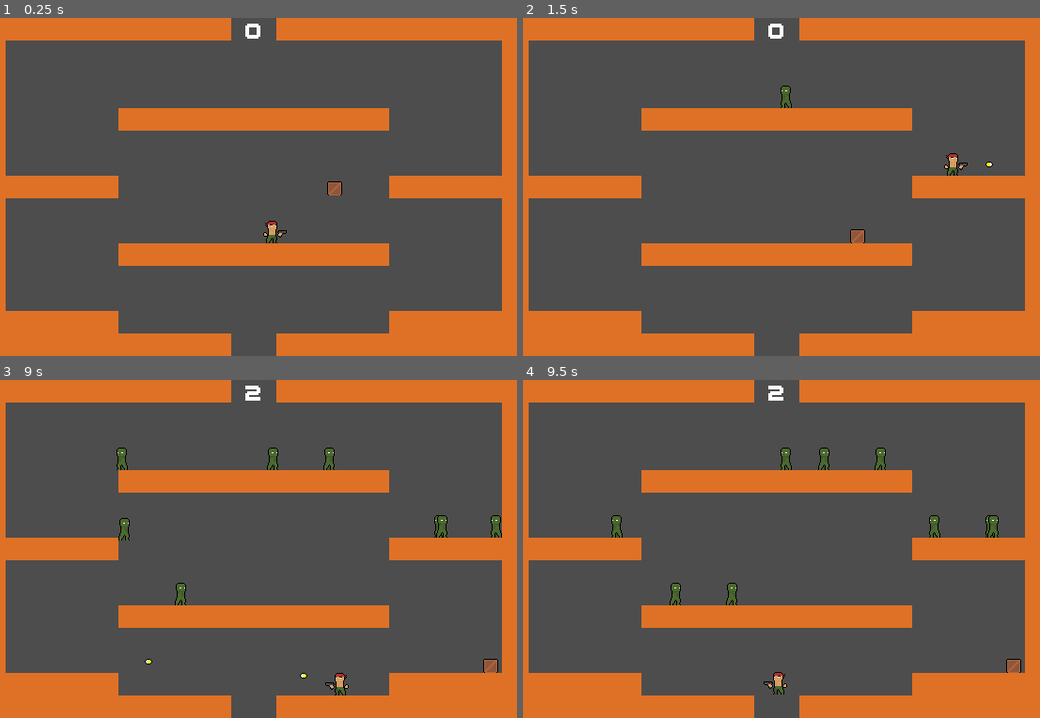
Above: before the commit, frames 1-4 (two rows, left to right).
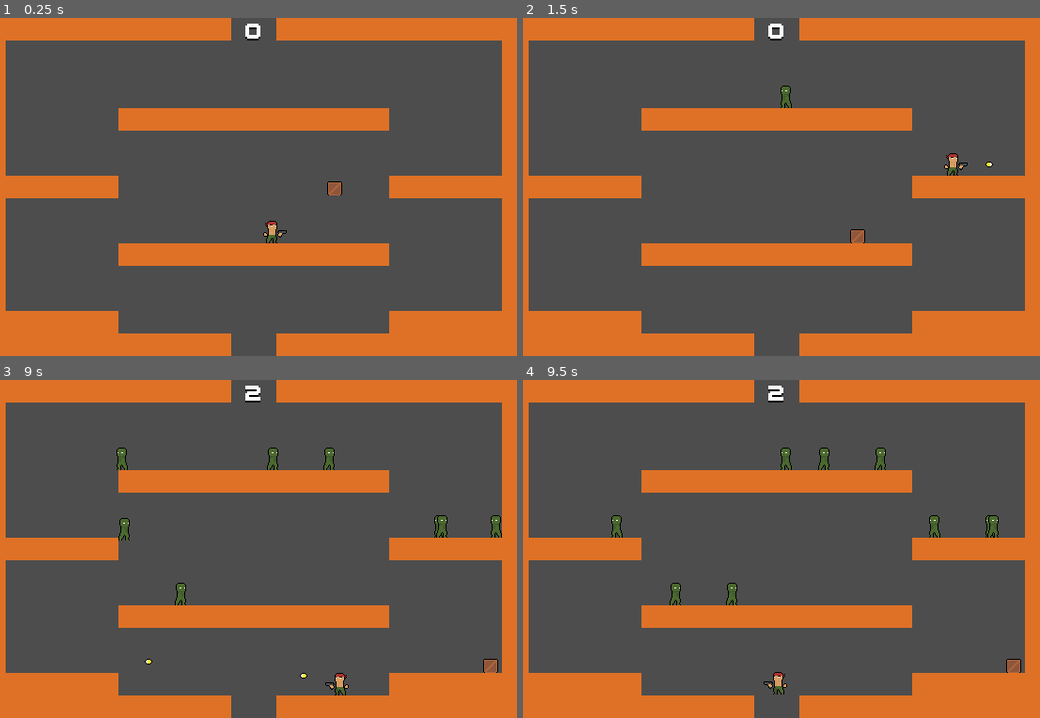
Above: after the commit, the same moments.

Repository: joshuajenner/battle-boxes
Game: Godot game, scene res://levels/level_test/level_test.tscn
The game is run twice, just before and just after one commit, with the same random seed, the same clock (stepped at 60 frames per second) and the same inputs.
Inputs:
- Up to frame 1 (0.25 s): no input
- Up to frame 2 (1.5 s): hold D (move_right) from 0.53 s (still down); tap J (fire) at 0.6, 1.35 s; tap W (move_up) at 0.77 s
- Up to frame 3 (9 s): tap W (move_up) at 1.52, 3.02, 3.77, 4.52, 6.02, 6.77, 7.52 s; release D (move_right) at 2.03 s; hold A (move_left) 2.03-4.28 s; tap J (fire) every 0.75 s from 2.1 to 8.85 s; hold D (move_right) 4.28-8.03 s; hold A (move_left) from 8.03 s (still down)
- Up to frame 4 (9.5 s): keep holding A (move_left); tap W (move_up) at 9.02 s

The runs differ from the first frame. In frame 1, less than 0.1% of the frame differs, in the area x 47-51%, y 2-7%; in frame 2, less than 0.1%; in frame 3, less than 0.1%; in frame 4, less than 0.1%.

Commit message:
Added text shadow

Diff:
--- a/player/player.tscn
+++ b/player/player.tscn
@@ -15,7 +15,7 @@
 [node name="BodySprite" type="Sprite2D" parent="." unique_id=1794200612]
 texture = ExtResource("1_oul6g")
 
-[node name="CollisionShape2D" type="CollisionShape2D" parent="." unique_id=906684569]
+[node name="NavBox" type="CollisionShape2D" parent="." unique_id=906684569]
 shape = SubResource("CapsuleShape2D_ahg1b")
 
 [node name="Weapon" type="Node2D" parent="." unique_id=1640831766]
--- a/ui/hud.tscn
+++ b/ui/hud.tscn
@@ -6,6 +6,9 @@
 [sub_resource type="LabelSettings" id="LabelSettings_xssfl"]
 font = ExtResource("2_276te")
 font_size = 32
+shadow_size = 0
+shadow_color = Color(0, 0, 0, 1)
+shadow_offset = Vector2(0, 2)
 
 [node name="HUD" type="CanvasLayer" unique_id=587562022 node_paths=PackedStringArray("score_label")]
 script = ExtResource("1_rbyyf")
